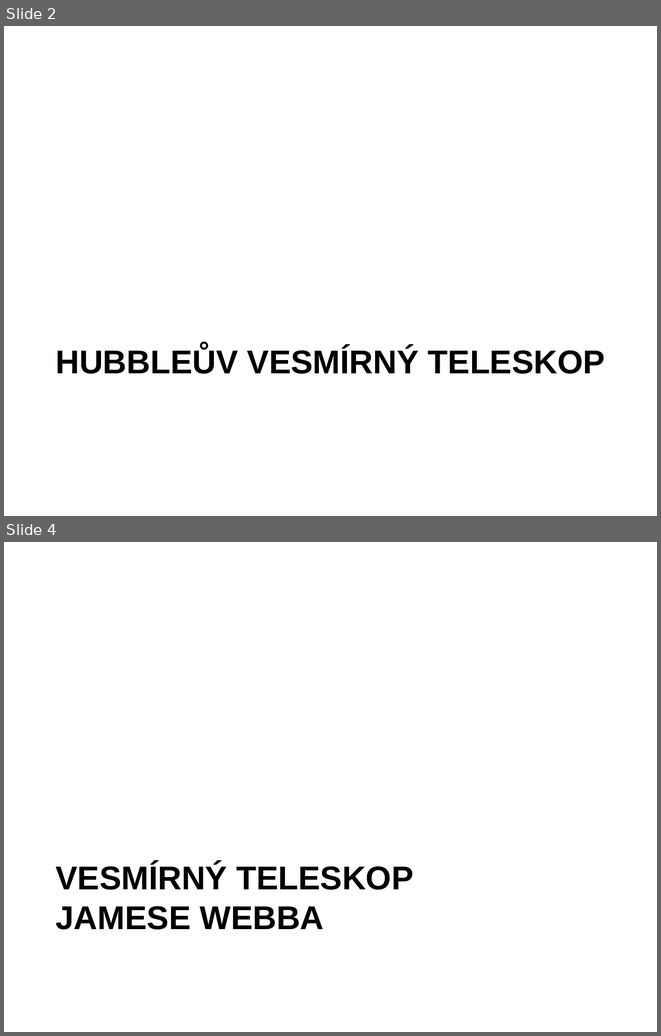
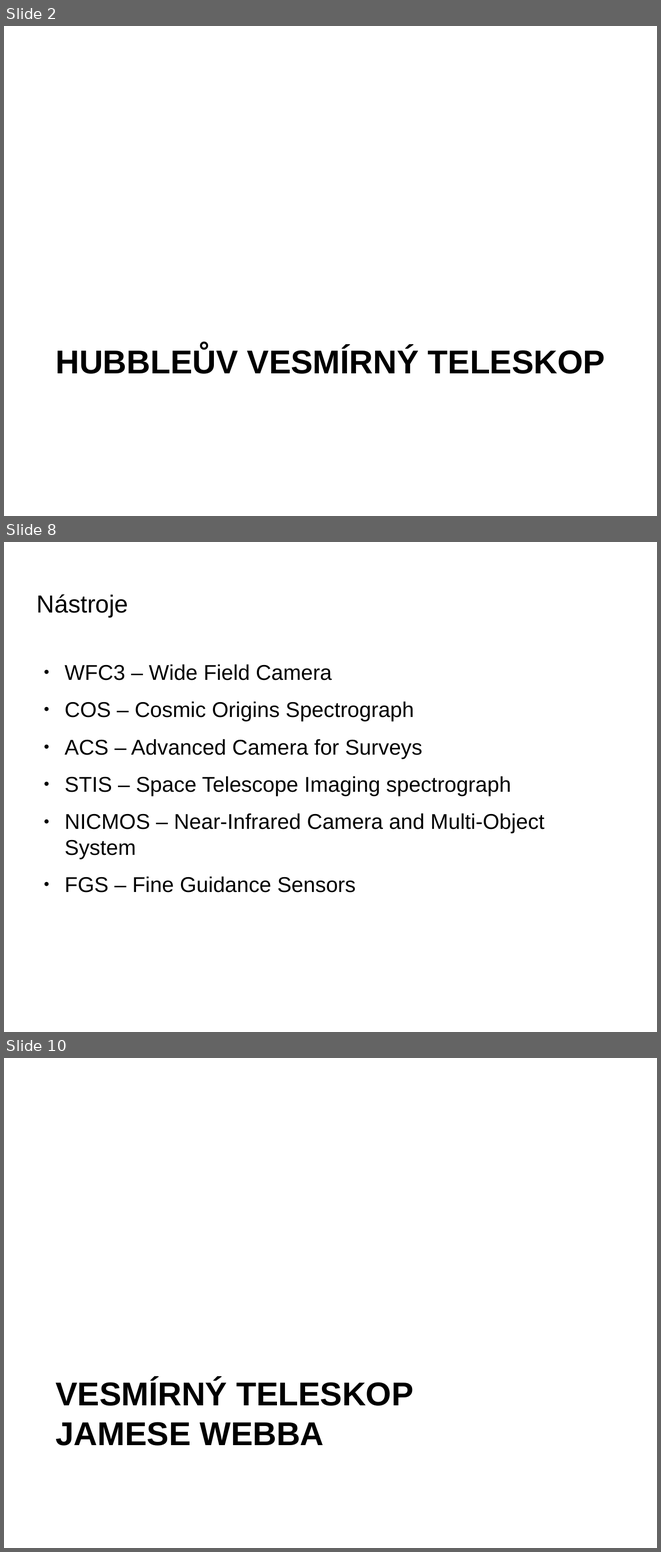
Before and after one commit to fast4shoot/FYO2015, a slide deck: slides/slides.odp. Shown one above the other, each under a label of ours: slides 2 and 4 before the commit, slides 2, 8 and 10 after it; the slides between them are not shown. The pictures are 661x1036 and 661x1552 pixels, drawn with LibreOffice and Linux fonts; fonts in the diff are those of the drawing; background and template pictures are left out. Boxes give left, top, right and bottom in pixels: in the first picture for what was removed or moved away, otherwise in the second. Text is boxed around its words. In the diff, an @@ line names an element or a change of style, - is before the commit and + after.

```diff
--- a/slides/slides.odp
+++ b/slides/slides.odp
@@ slide 8 added at (x1=4, y1=542, x2=657, y2=1032), background picture (left out) @@
@@ title added at (x1=37, y1=594, x2=129, y2=617), 30 pt, text #000000 @@
+Nástroje
@@ text added at (x1=64, y1=664, x2=545, y2=892), 26 pt, text #000000 @@
+● WFC3 – Wide Field Camera
+● COS – Cosmic Origins Spectrograph
+● ACS – Advanced Camera for Surveys
+● STIS – Space Telescope Imaging spectrograph
+● NICMOS – Near-Infrared Camera and Multi-Object System
+● FGS – Fine Guidance Sensors
@@ what was slide 4 is now slide 10 @@
```
Also in this commit, not shown: 3 slides changed, 5 other slides added, 5 other files.
